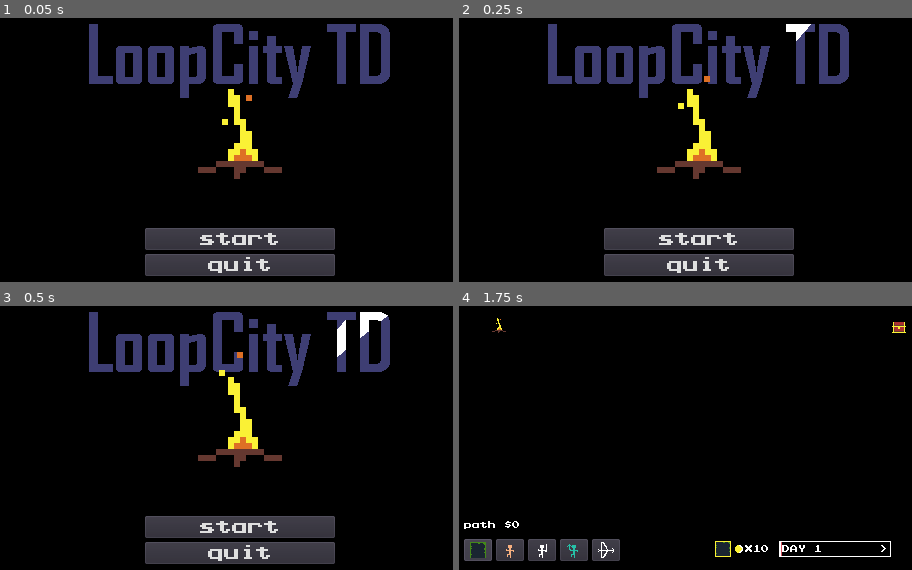
Above: before the commit, frames 1-4 (two rows, left to right).
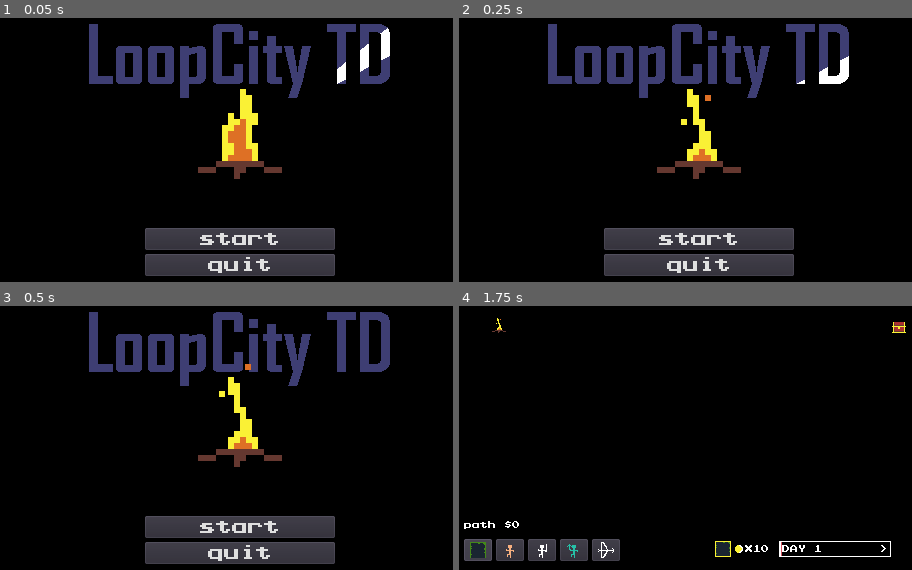
Above: after the commit, the same moments.

Repository: mcerdeira/LoopCityTD
Game: Godot game, scene res://scenes/TitleMenu.tscn
Two runs of this game, one before a commit and one after it. Both use one fixed random seed, a clock stepped at 60 frames per second and the inputs below.
Inputs (mouse positions are in pixels of both pictures, inside the frame that each line leads up to):
- Up to frame 1 (0.05 s): no input
- Up to frame 2 (0.25 s): no input
- Up to frame 3 (0.5 s): no input
- Up to frame 4 (1.75 s): click "start" at 0.5 s; click (477, 548) at 1.25 s

The runs differ from the first frame. In frame 1, 1.9% of the frame differs, in the area x 49-87%, y 3-55%; in frame 2, 0.7%; in frame 3, 0.6%; in frame 4, nothing differs.

Commit message:
Some more sounds

Diff:
--- a/scenes/TitleMenu.tscn
+++ b/scenes/TitleMenu.tscn
@@ -47,13 +47,12 @@
 [node name="AnimatedSprite" type="AnimatedSprite" parent="."]
 position = Vector2( 240, 51 )
 frames = SubResource( 1 )
-frame = 3
+frame = 6
 playing = true
 
 [node name="AnimatedSprite2" type="AnimatedSprite" parent="."]
 position = Vector2( 240, 109 )
 frames = SubResource( 2 )
-frame = 1
 playing = true
 
 [node name="start" type="Button" parent="."]
@@ -85,3 +84,6 @@
 __meta__ = {
 "_edit_use_anchors_": false
 }
+
+[connection signal="mouse_entered" from="start" to="start" method="_on_start_mouse_entered"]
+[connection signal="mouse_entered" from="quit" to="quit" method="_on_quit_mouse_entered"]
--- a/scripts/Global.gd
+++ b/scripts/Global.gd
@@ -12,6 +12,9 @@
 var Pick = preload("res://sfx/pick_sfx.wav")
 var Sword = preload("res://sfx/sword_clash.wav")
 var Arrow = preload("res://sfx/arrow_shoot.wav")
+var ButonClick = preload("res://sfx/button_click.wav")
+var ButonHover = preload("res://sfx/button_hover.wav")
+var StartSound = preload("res://sfx/start_echo.wav")
 
 var WARRIOR_COUNT = null
 var GATHERER_COUNT = null
@@ -65,6 +68,15 @@
 	ARCHER_COUNT = 0
 	DAY = 1
 	destionation_types = ["chest", "city", "rock"]
+
+func button_click_sound():
+	play(ButonClick)
+
+func button_hover_sound():
+	play(ButonHover)
+
+func start_sound():
+	play(StartSound)
 
 func pop_sound():
 	play(Pop)
--- a/scripts/Main.gd
+++ b/scripts/Main.gd
@@ -14,6 +14,7 @@
 var ttl_city_spawn = 0
 
 func _ready():
+	Global.start_sound()
 	$tile_positioner.texture = null
 	var buttons = [{icon = icon1, mode = "path"},
 					{icon = icon3, mode = "gatherer"},
--- a/scripts/quit.gd
+++ b/scripts/quit.gd
@@ -1,4 +1,8 @@
 extends Button
 
 func _pressed():
+	Global.button_click_sound()
 	get_tree().quit()
+
+func _on_quit_mouse_entered():
+	Global.button_hover_sound()
--- a/scripts/start.gd
+++ b/scripts/start.gd
@@ -1,4 +1,8 @@
 extends Button
 
 func _pressed():
+	Global.button_click_sound()
 	get_tree().change_scene("res://scenes/Main.tscn")
+
+func _on_start_mouse_entered():
+	Global.button_hover_sound()
Not shown, added: sfx/button_click.wav.import
Not shown, added: sfx/start_echo.wav.import
Not shown, added: sfx/button_click.wav
Not shown, added: sfx/button_hover.wav
Not shown, added: sfx/start_echo.wav
